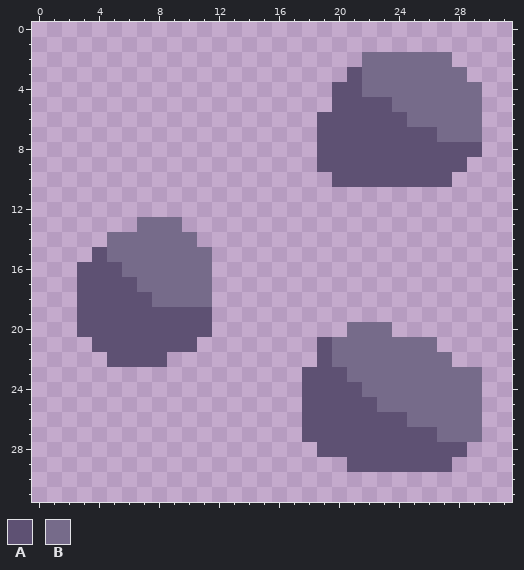
Pixel-art sprite, stored at sprites/blocks/environment/ore-obsidian3.png. That is the earlier state.
The file is 32x32 pixels.
Palette (. is transparent): A #5e5173  B #766b8a
Pixels before, first column x 3:
 2 ...................BBBBBB..
 3 ..................ABBBBBBB.
 4 .................AABBBBBBBB
 5 .................AAAABBBBBB
 6 ................AAAAAABBBBB
 7 ................AAAAAAAABBB
 8 ................AAAAAAAAAAA
 9 ................AAAAAAAAAA.
10 .................AAAAAAAA..
11 ...........................
12 ...........................
13 ....BBB....................
14 ..BBBBBB...................
15 .ABBBBBBB..................
16 AAABBBBBB..................
17 AAAABBBBB..................
18 AAAAABBBB..................
19 AAAAAAAAA..................
20 AAAAAAAAA.........BBB......
21 .AAAAAAA........ABBBBBBB...
22 ..AAAA..........ABBBBBBBB..
23 ...............AAABBBBBBBBB
24 ...............AAAABBBBBBBB
25 ...............AAAAABBBBBBB
26 ...............AAAAAAABBBBB
27 ...............AAAAAAAAABBB
28 ................AAAAAAAAAA.
29 ..................AAAAAAA..
Now the later version:
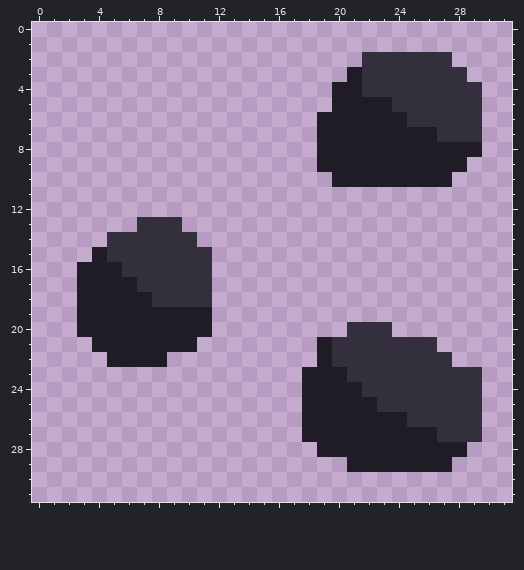
The exact change:
colour A: #5e5173 -> #1f1c25
colour B: #766b8a -> #342f3d
Where, in picture pixels (left, top, right, bottom), the same in both pictures:
changed: (317, 52, 482, 187)
changed: (77, 217, 212, 367)
changed: (302, 322, 482, 472)
